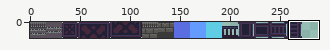
Two versions of one sprite sheet, src/res/public/upscale/tiles.png. The picture above shows the old version from afar; the outline marks the close-up.
Close-up. Earlier state:
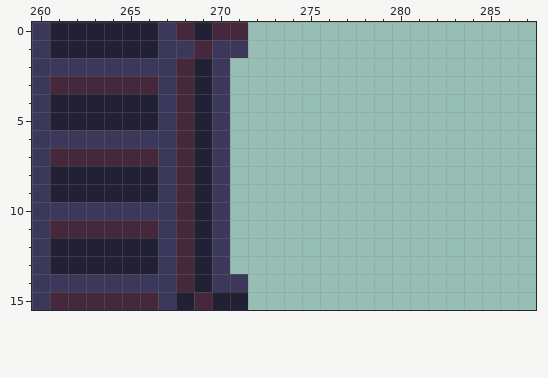
The file is 288x16 pixels. Colours within 5 levels of each other are drawn and written as one. Shown: x 260..287, y 0..15.
Once edited:
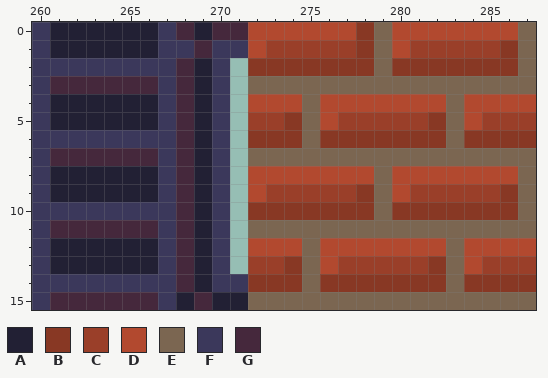
Palette (. is transparent): A #222034  B #883824  C #9a3f29  D #b2492f  E #7b6651  F #3b385b  G #45283c
Diff:
y 0: x 272..287 ................ -> DDDDDDBEDDDDDDDE
y 1: x 272..287 ................ -> DCCCCCBEDCCCCCBE
y 2: x 272..287 ................ -> BBBBBBBEBBBBBBBE
y 3: x 272..287 ................ -> EEEEEEEEEEEEEEEE
y 4: x 272..287 ................ -> DDDEDDDDDDDEDDDD
y 5: x 272..287 ................ -> CCBEDCCCCCBEDCCC
y 6: x 272..287 ................ -> BBBEBBBBBBBEBBBB
y 7: x 272..287 ................ -> EEEEEEEEEEEEEEEE
y 8: x 272..287 ................ -> DDDDDDDEDDDDDDDE
y 9: x 272..287 ................ -> DCCCCCBEDCCCCCBE
y 10: x 272..287 ................ -> BBBBBBBEBBBBBBBE
y 11: x 272..287 ................ -> EEEEEEEEEEEEEEEE
y 12: x 272..287 ................ -> DDDEDDDDDDDEDDDD
y 13: x 272..287 ................ -> CCBEDCCCCCBEDCCC
y 14: x 272..287 ................ -> BBBEBBBBBBBEBBBB
y 15: x 272..287 ................ -> EEEEEEEEEEEEEEEE
